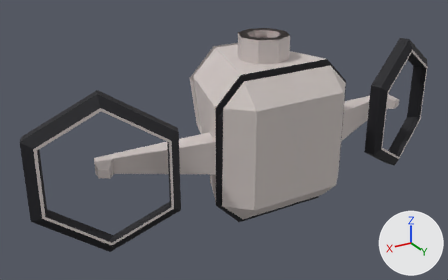
An edit to the FBX model GameProject/Game/assets/droneTarget.fbx, drawn before and after from the same camera.
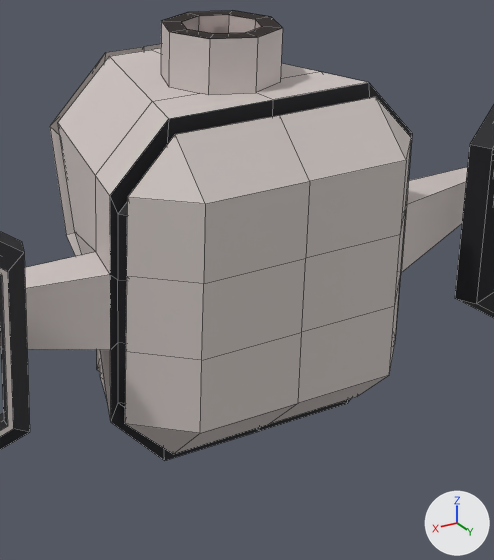
Old and new are each drawn whole from a 50 mm lens placed at (4.43, 6.57, 3.18), pointed at (0.43, -0.11, -0.16) and again close up on the part from 38% to 85% of the width and 8% to 95% of the height. Lighting does not change. The marker at lower right points along +X, +Y and +Z. The close-ups show mesh edges as thin lines.
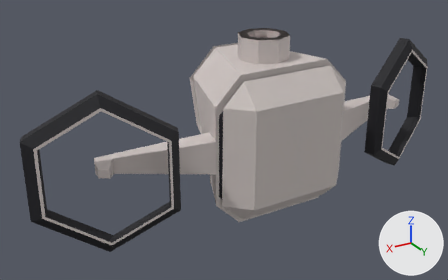
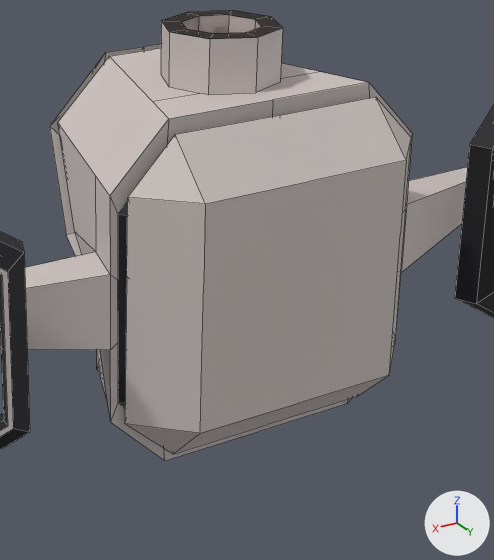
Where the change shows, as pixel boxes (x1, y1, x2, y2) in the close-ups (494 x 560 px):
part 1 of me_cube_001, cut back: (93, 49, 411, 461) in both
part 2 of me_cube_001, surface changed (black to grey): (110, 83, 412, 461) in both

Diff of the bpy script that builds the scene:
```diff
--- a/GameProject/Game/assets/droneTarget.fbx.py
+++ b/GameProject/Game/assets/droneTarget.fbx.py
@@ me_cube_001 @@
 # used by ob_cube; location = (0.0, 0.0, 0.0)
-me_cube_001.from_pydata(...)  # 297 vertices, 274 faces; spans x -3.15..3.15, y -1.01..1.0, z -1.04..1.3
+me_cube_001.from_pydata(...)  # 294 vertices, 242 faces; spans x -3.15..3.15, y -1.01..1.0, z -1.04..1.3
+# me_cube_001 part 1
+# 3 vertices are removed from x 0.0, y 0.46..1.0, z -1.0..0.22
+# 55 faces are deleted
+# 19 new faces join them, mat_material_001 (picture img_dronetex_png)
+# 4 new faces join them, mat_material_002 (picture img_dronetex_png)
+# me_cube_001 part 2: 12 kept faces spanning x -1.0..1.0, y 0.65..0.66, z -1.0..1.0 get new texture (UV) coordinates
 me_cube_001.materials.append(mat_material_001)
```
